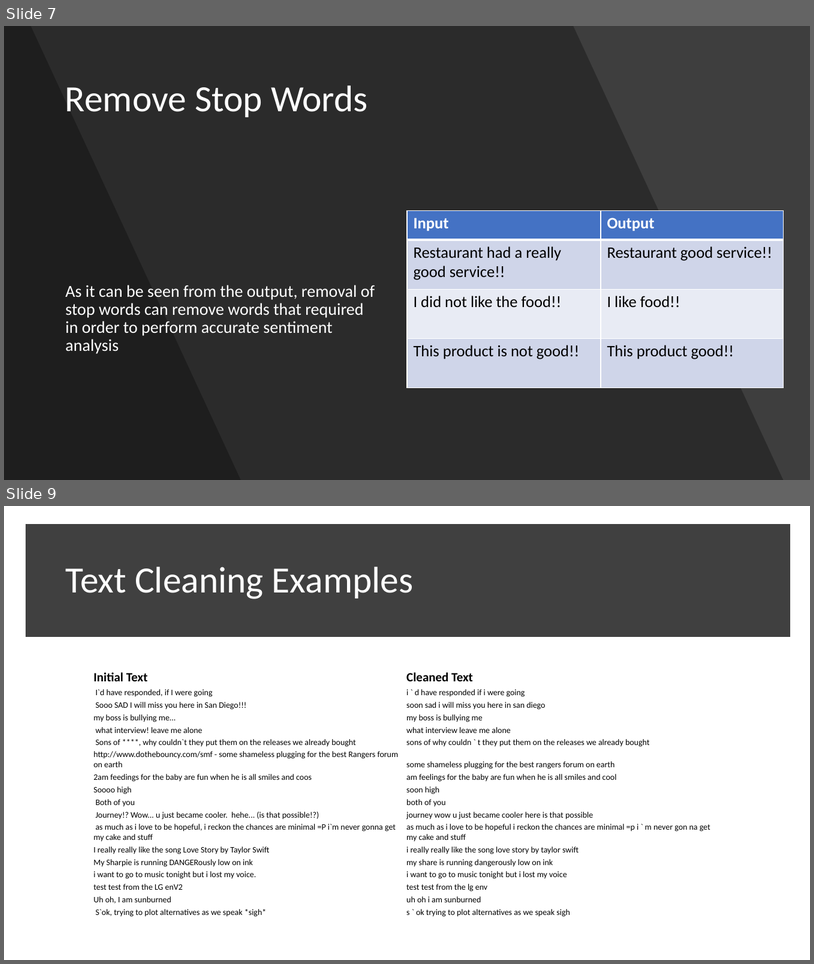
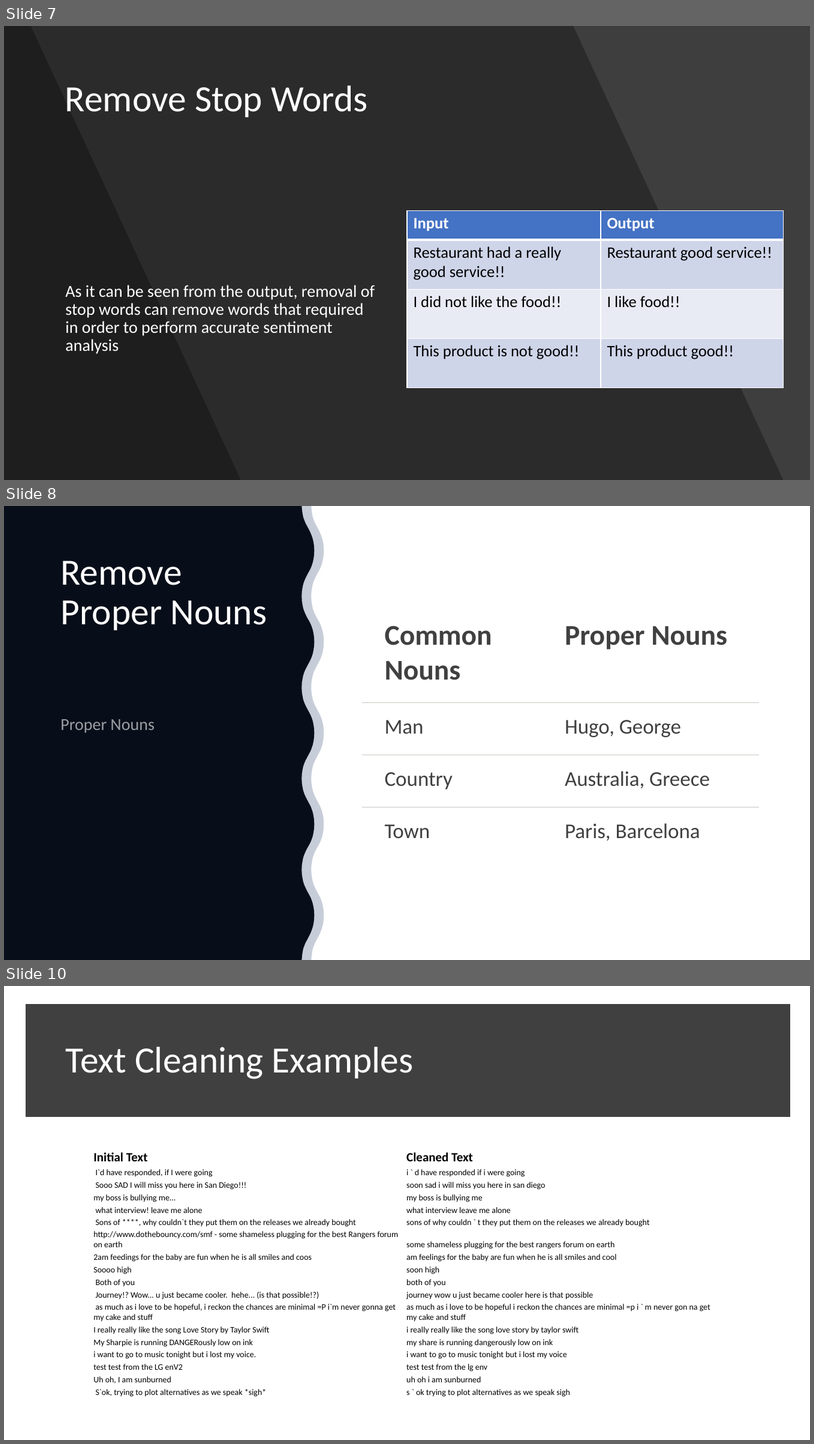
Before and after one commit to mixaverros88/Tweet_Sentiment_Extraction, a slide deck: presentation/Presentation.pptx. Shown one above the other, each under a label of ours: slides 7 and 9 before the commit, slides 7, 8 and 10 after it; the slides between them are not shown. The pictures are 814x964 and 814x1444 pixels, drawn with LibreOffice and Linux fonts; fonts in the diff are those of the drawing. Boxes give left, top, right and bottom in pixels: in the first picture for what was removed or moved away, otherwise in the second. Text is boxed around its words. In the diff, an @@ line names an element or a change of style, - is before the commit and + after.

```diff
--- a/presentation/Presentation.pptx
+++ b/presentation/Presentation.pptx
@@ slide 8 added at bbox=[4, 506, 810, 960], background #FFFFFF @@
@@ freeform shape added at bbox=[4, 506, 314, 960], fill #000000 @@
@@ freeform shape added at bbox=[4, 506, 324, 960], fill #203864 at 25% opacity @@
@@ title added at bbox=[60, 561, 267, 630], 44 pt, text #FFFFFF @@
+Remove Proper Nouns
@@ table added at bbox=[362, 606, 760, 859], 4 rows, 2 columns @@
+Common Nouns | Proper Nouns
+Man | Hugo, George
+Country | Australia, Greece
+Town | Paris, Barcelona
@@ text added at bbox=[60, 719, 155, 733], 20 pt, text #FFFFFF at 60% opacity @@
+Proper Nouns
@@ what was slide 9 is now slide 10 @@
```
Also in this commit, not shown: 1 slide changed, 1 other slide added, 42 other files.
